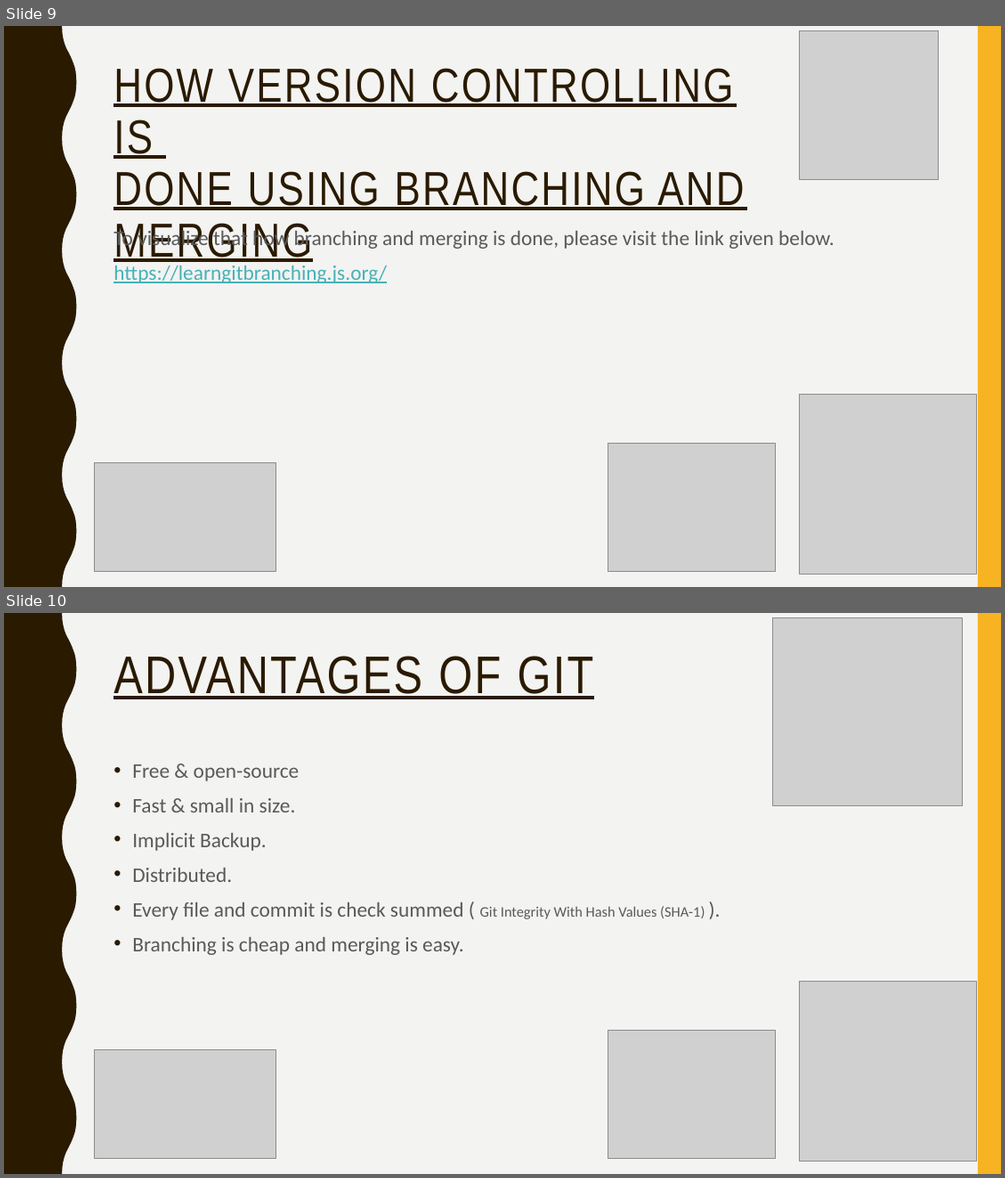
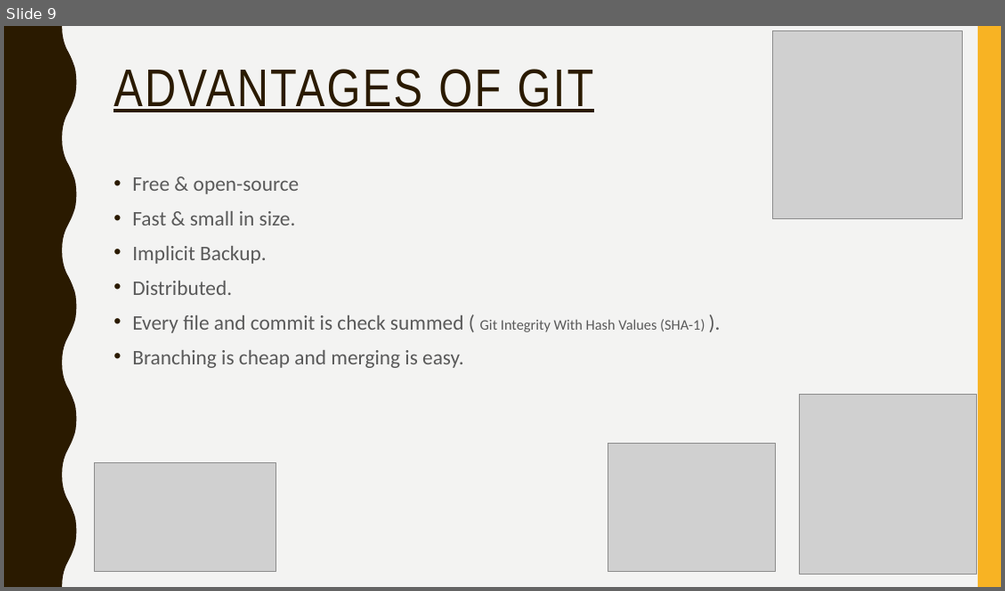
Before and after one commit to TashikMoin/Learn_Git_GitHub, a slide deck: Introduction To Version Controlling With Git And Microsoft Github.pptx. Shown one above the other, each under a label of ours: slides 9 and 10 before the commit, slide 9 after it. The pictures are 1005x1178 and 1005x591 pixels, drawn with LibreOffice and Linux fonts; fonts in the diff are those of the drawing; grey boxes stand for pictures. Boxes give left, top, right and bottom in pixels: in the first picture for what was removed or moved away, otherwise in the second. Text is boxed around its words. In the diff, an @@ line names an element or a change of style, - is before the commit and + after.

```diff
--- a/Introduction To Version Controlling With Git And Microsoft Github.pptx
+++ b/Introduction To Version Controlling With Git And Microsoft Github.pptx
@@ slide 9 removed at (4, 26, 1001, 587), background #F3F3F2; not listed: 2 template elements that a slide beside it also shows @@
@@ picture removed at (799, 30, 938, 179) @@
@@ title removed at (113, 68, 744, 262) @@
-HOW VERSION CONTROLLING IS
-DONE USING BRANCHING AND MERGING
@@ text removed at (113, 228, 834, 283) @@
-To visualize that how branching and merging is done, please visit the link given below.
-https://learngitbranching.js.org/
@@ picture removed at (799, 394, 976, 573) @@
@@ picture removed at (608, 443, 776, 572) @@
@@ picture removed at (95, 463, 275, 572) @@
@@ what was slide 10 is now slide 9 @@
```
Also in this commit, not shown: 4 slides changed, 2 other slides removed, 2 other files.
